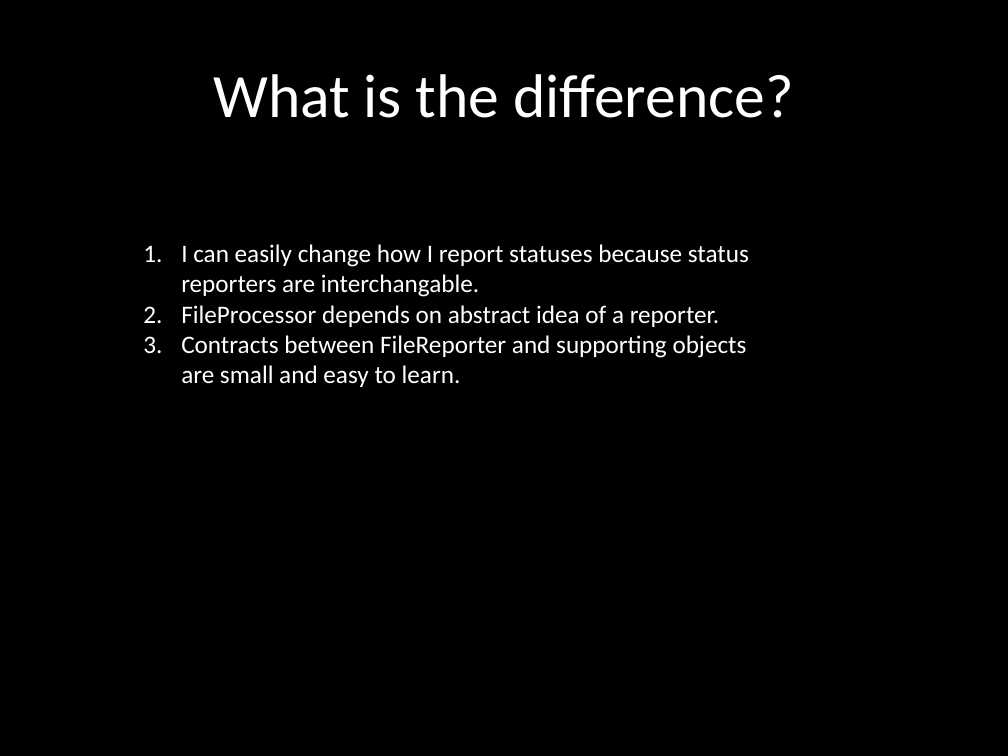
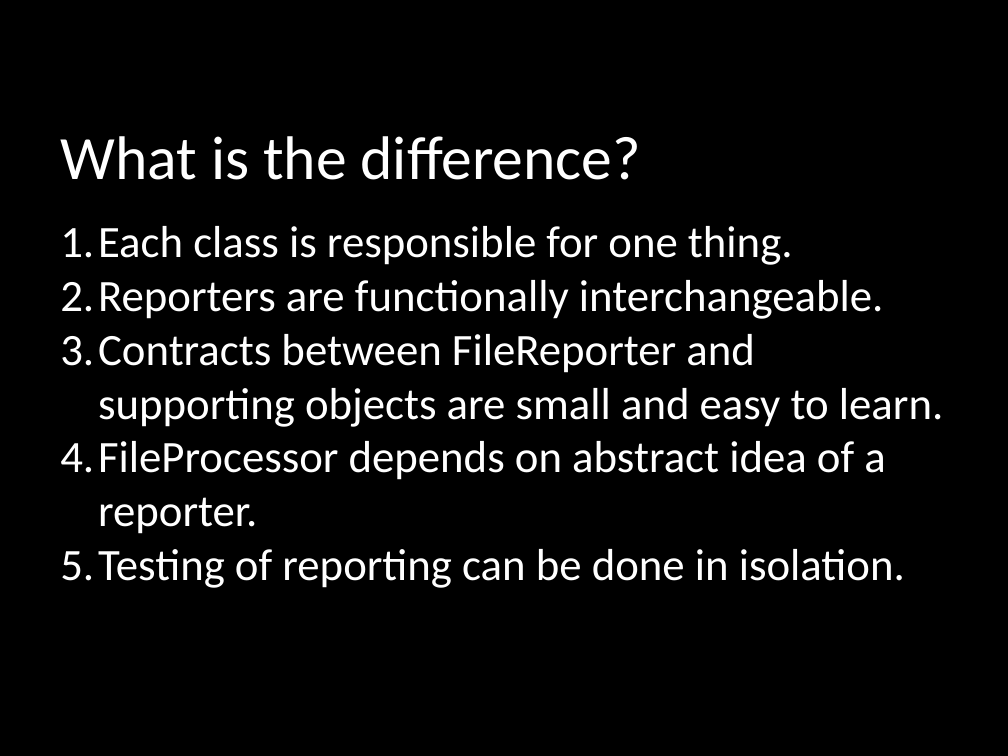
Before and after one commit to mikegehard/Better-Ruby-Through-Design-Principles, a slide deck: slide 19 of BetterRubyThroughDesignPatterns.pptx. Drawn at 1008x756 pixels with LibreOffice and Linux fonts; fonts in the diff are those of the drawing. Boxes give left, top, right and bottom in pixels: in the first picture for what was removed or moved away, otherwise in the second. Text is boxed around its words. In the diff, an @@ line names an element or a change of style, - is before the commit and + after.

Commit message:
Update.

```diff
--- a/BetterRubyThroughDesignPatterns.pptx
+++ b/BetterRubyThroughDesignPatterns.pptx
@@ title "What is the difference?": place and size @@
-title "What is the difference?" at (213,74,793,118)
+title "What is the difference?" at (60,136,641,180)
@@ title "What is the difference?" at (60,136,641,180): alignment centre to left @@
@@ text "Each class is responsible for ...": place and size @@
-text "Each class is responsible for ..." at (181,244,749,387)
+text "Each class is responsible for ..." at (60,226,943,588)
@@ text at (60,226,943,427): text changed; size 18 to 32 pt @@
-1. I can easily change how I report statuses because status reporters are interchangable.
+1. Each class is responsible for one thing.
+2. Reporters are functionally interchangeable.
+3. Contracts between FileReporter and supporting objects are small and easy to learn.
@@ text at (60,441,885,534): size 18 to 32 pt in "FileProcessor depends on abstract idea of a ..." @@
@@ text at (60,549,905,588): text changed; size 18 to 32 pt @@
-3. Contracts between FileReporter and supporting objects are small and easy to learn.
+5. Testing of reporting can be done in isolation.
```
Also in this commit, not shown: 7 other slides changed, 1 slide added.
